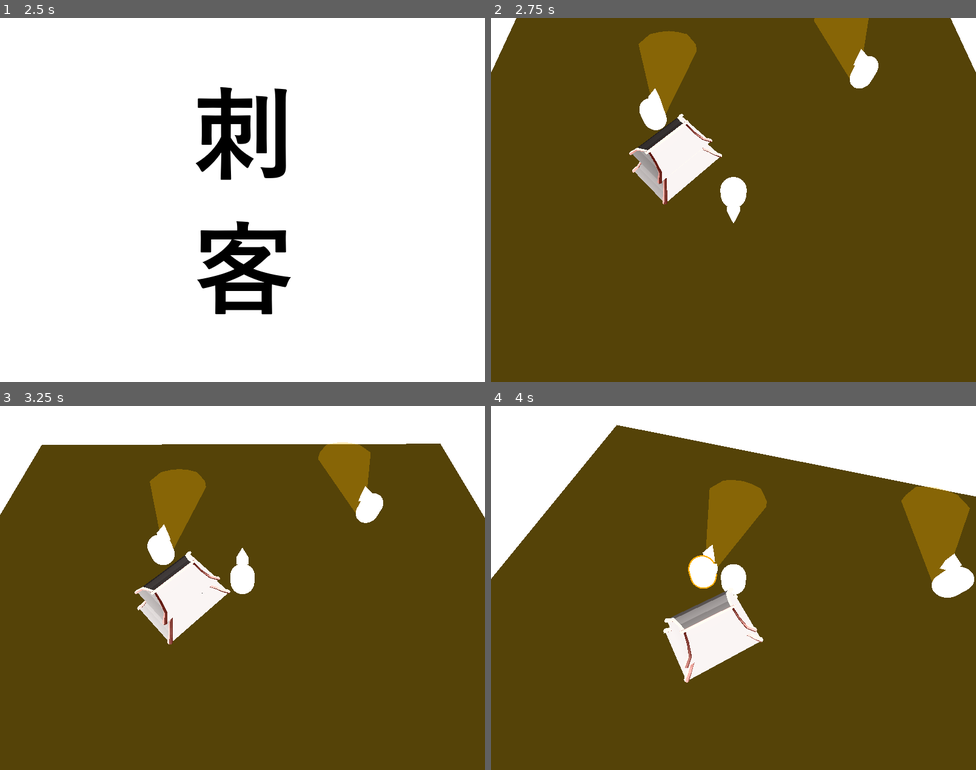
Above: before the commit, frames 1-4 (two rows, left to right).
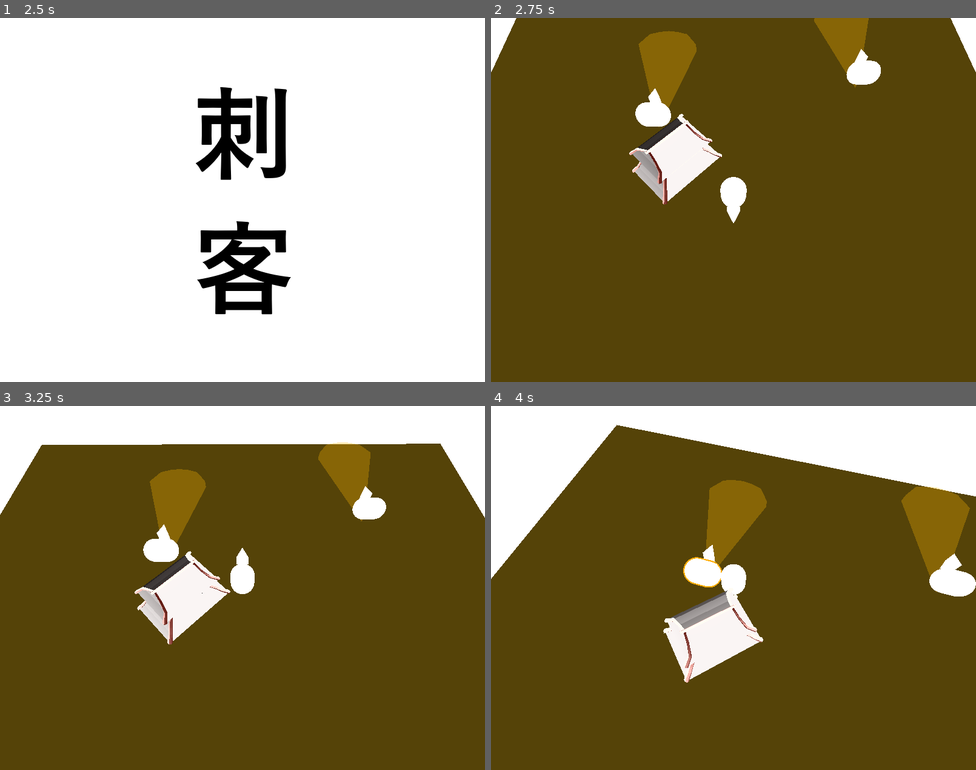
Above: after the commit, the same moments.

Repository: dannytaylor/ld47
Game: Godot game, scene res://scenes/DevinTest.tscn
Two runs of this game, one before a commit and one after it. Both use one fixed random seed, a clock stepped at 60 frames per second and the inputs below.
Inputs:
- Up to frame 1 (2.5 s): tap Enter at 0.5 s; hold D (player_move_right) 0.53-1.28 s; hold Space (player_slash) 0.53-1.28 s; tap R (player_restart) at 1.25 s; hold S (player_move_down) 1.28-2.03 s; tap Space (player_slash) at 1.35 s; hold D (player_move_right) from 2.03 s (still down); hold Space (player_slash) from 2.03 s (still down)
- Up to frame 2 (2.75 s): keep holding D (player_move_right); keep holding Space (player_slash)
- Up to frame 3 (3.25 s): release D (player_move_right) at 2.78 s; release Space (player_slash) at 2.78 s; hold W (player_move_up) from 2.78 s (still down); tap Space (player_slash) at 2.85 s
- Up to frame 4 (4 s): release W (player_move_up) at 3.53 s; hold A (player_move_left) from 3.53 s (still down); hold Space (player_slash) from 3.53 s (still down)

Frame 1 is identical in both runs. In frame 2, 0.3% of the frame differs, in the area x 29-81%, y 10-31%; in frame 3, 0.3%; in frame 4, 0.4%, in the area x 39-100%, y 41-53%.

Commit message:
Blood I guess

Diff:
--- a/project/objects/enemy/Enemy.gd
+++ b/project/objects/enemy/Enemy.gd
@@ -45,6 +45,8 @@
 
 	#Reset position just in case
 	transform = start_transform
+	$CPUParticles.emitting = false
+	$CPUParticles.visible = false
 
 
 func kill():
@@ -54,6 +56,8 @@
 	kill_state = EnemyKillState.PREVIOUSLY_KILLED
 
 	#Play death animation
+	$CPUParticles.emitting = true
+	$CPUParticles.visible = true
 	$AnimationPlayer.play("die")
 
 func _on_GameController_rewind():
--- a/project/objects/enemy/Enemy.tscn
+++ b/project/objects/enemy/Enemy.tscn
@@ -11,7 +11,7 @@
 [sub_resource type="Animation" id=3]
 resource_name = "die"
 tracks/0/type = "value"
-tracks/0/path = NodePath(".:rotation_degrees")
+tracks/0/path = NodePath("MeshInstance:rotation_degrees")
 tracks/0/interp = 1
 tracks/0/loop_wrap = true
 tracks/0/imported = false
@@ -20,7 +20,7 @@
 "times": PoolRealArray( 0, 1 ),
 "transitions": PoolRealArray( 1, 1 ),
 "update": 0,
-"values": [ Vector3( 0, 0, 0 ), Vector3( 0, 0, 90 ) ]
+"values": [ Vector3( 90, -90, 0 ), Vector3( 0, -90, 0 ) ]
 }
 
 [sub_resource type="Animation" id=4]
@@ -47,15 +47,24 @@
 [sub_resource type="ConvexPolygonShape" id=6]
 points = PoolVector3Array( 0, 0, 0, 3, 0, 10, 2, 0, 11.5, 1, 0, 11.85, 0, 0, 12, -1, 0, 11.85, -2, 0, 11.5, -3, 0, 10, 0, 1.352, 0 )
 
+[sub_resource type="SpatialMaterial" id=7]
+params_cull_mode = 2
+albedo_color = Color( 1, 0, 0, 1 )
+
+[sub_resource type="QuadMesh" id=8]
+material = SubResource( 7 )
+
+[sub_resource type="Curve" id=9]
+_data = [ Vector2( 0, 1 ), 0.0, 0.0150877, 0, 0, Vector2( 0.813291, 0.678409 ), 0.0, 0.0, 0, 0, Vector2( 1, 0 ), -0.0885758, 0.0, 0, 0 ]
+
 [node name="Enemy" type="Spatial" groups=[
 "enemy",
 ]]
 pause_mode = 1
-transform = Transform( 1, 0, 0, 0, 1, 0, 0, 0, 1, 0, -0.203217, 0 )
 script = ExtResource( 1 )
 
 [node name="MeshInstance" type="MeshInstance" parent="."]
-transform = Transform( -1.62921e-07, -1, 0, -1.62921e-07, 2.65431e-14, -1, 1, -1.62921e-07, -1.62921e-07, 0, 2, 0 )
+transform = Transform( -1.62921e-07, 0, -1, 0, 1, 0, 1, 0, -1.62921e-07, 0, 2, 0 )
 mesh = SubResource( 1 )
 material/0 = null
 
@@ -80,4 +89,31 @@
 
 [node name="CollisionShape" type="CollisionShape" parent="Area"]
 shape = SubResource( 6 )
+
+[node name="CPUParticles" type="CPUParticles" parent="."]
+transform = Transform( 1, 0, 0, 0, 0.994524, -0.104511, 0, 0.104511, 0.994524, 0, 1.33546, 0.853646 )
+emitting = false
+amount = 150
+lifetime = 20.0
+one_shot = true
+speed_scale = 3.73
+explosiveness = 0.29
+lifetime_randomness = 0.52
+mesh = SubResource( 8 )
+flag_align_y = true
+direction = Vector3( 0, 0.017, 1 )
+spread = 44.97
+flatness = 0.93
+gravity = Vector3( 0, 0, 0 )
+initial_velocity = 3.0
+initial_velocity_random = 0.31
+linear_accel = -0.33
+linear_accel_random = 0.15
+tangential_accel = 12.35
+damping = 0.1
+angle = 320.0
+angle_random = 0.22
+scale_amount = 0.0
+scale_amount_random = 0.5
+scale_amount_curve = SubResource( 9 )
 [connection signal="body_entered" from="Area" to="." method="_on_Area_body_entered"]
--- /dev/null
+++ b/project/objects/player/sight_radius_visualshader.tres
@@ -0,0 +1,65 @@
+[gd_resource type="VisualShader" load_steps=9 format=2]
+
+[sub_resource type="VisualShaderNodeInput" id=16]
+input_name = "vertex"
+
+[sub_resource type="VisualShaderNodeInput" id=17]
+input_name = "camera"
+
+[sub_resource type="VisualShaderNodeTransformVecMult" id=18]
+
+[sub_resource type="VisualShaderNodeVectorDistance" id=19]
+
+[sub_resource type="VisualShaderNodeVec3Uniform" id=20]
+uniform_name = "SourcePosition"
+
+[sub_resource type="VisualShaderNodeScalarUniform" id=21]
+uniform_name = "MaxDistance"
+
+[sub_resource type="VisualShaderNodeCompare" id=22]
+function = 5
+
+[sub_resource type="VisualShaderNodeColorUniform" id=24]
+uniform_name = "Color"
+
+[resource]
+code = "shader_type spatial;
+render_mode cull_disabled, specular_schlick_ggx;
+
+
+
+
+void vertex() {
+// Output:0
+
+}
+
+void fragment() {
+// Output:0
+
+}
+
+void light() {
+// Output:0
+
+}
+"
+graph_offset = Vector2( -613.256, 105.5 )
+modes/cull = 2
+nodes/fragment/2/node = SubResource( 16 )
+nodes/fragment/2/position = Vector2( -520, 300 )
+nodes/fragment/3/node = SubResource( 17 )
+nodes/fragment/3/position = Vector2( -500, 220 )
+nodes/fragment/4/node = SubResource( 18 )
+nodes/fragment/4/position = Vector2( -320, 220 )
+nodes/fragment/5/node = SubResource( 19 )
+nodes/fragment/5/position = Vector2( -60, 160 )
+nodes/fragment/6/node = SubResource( 20 )
+nodes/fragment/6/position = Vector2( -280, 140 )
+nodes/fragment/7/node = SubResource( 21 )
+nodes/fragment/7/position = Vector2( -100, 280 )
+nodes/fragment/8/node = SubResource( 22 )
+nodes/fragment/8/position = Vector2( 100, 180 )
+nodes/fragment/9/node = SubResource( 24 )
+nodes/fragment/9/position = Vector2( 100, 40 )
+nodes/fragment/connections = PoolIntArray( 3, 0, 4, 0, 2, 0, 4, 1, 4, 0, 5, 1, 6, 0, 5, 0, 7, 0, 8, 1, 5, 0, 8, 0 )
Not shown: 1 places in project/objects/enemy/Enemy.tscn that only renumber resources
